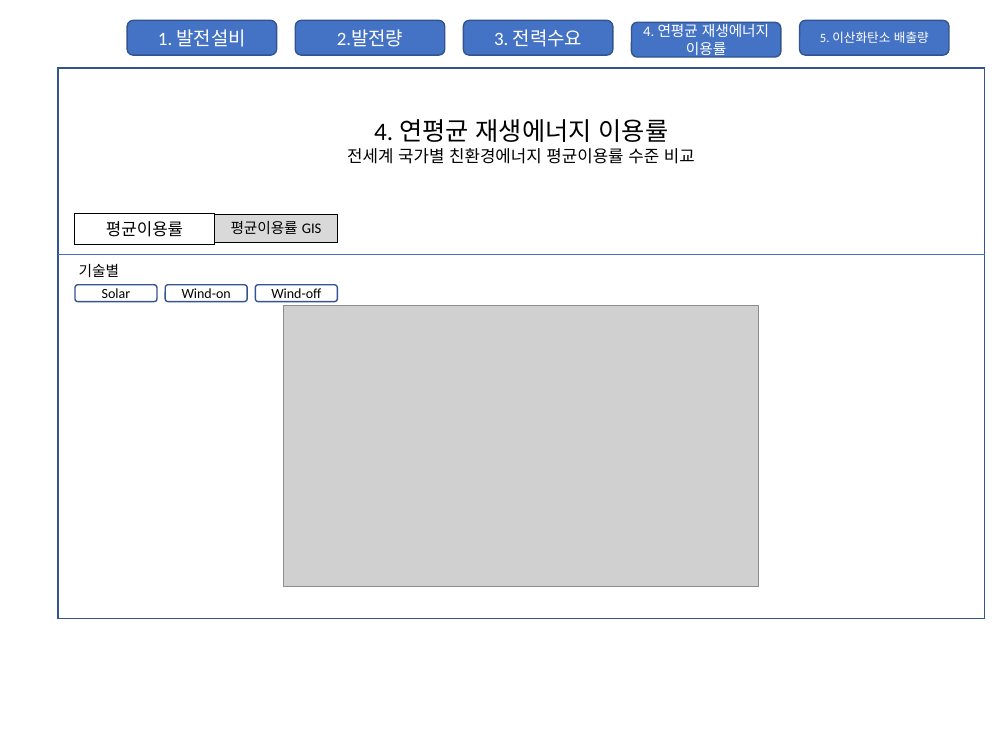
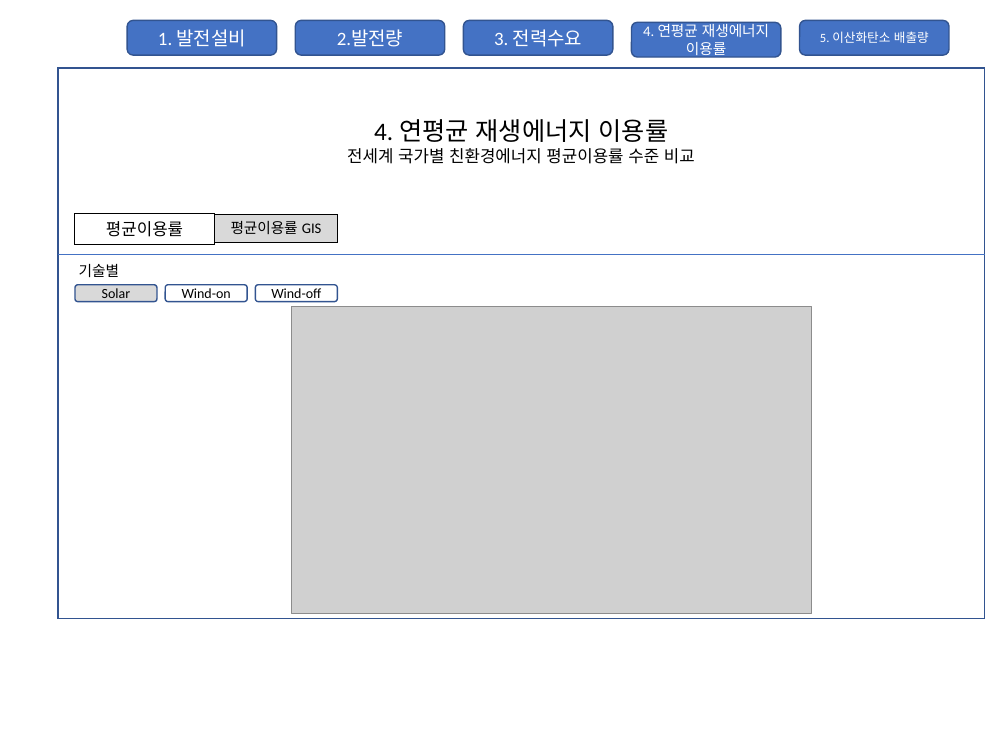
Before and after one commit to ghkim-kei/electricity-model-viz, a slide deck: slide 7 of 사용자 인터페이스 스케치.pptx. Drawn at 1008x756 pixels with LibreOffice and Linux fonts; fonts in the diff are those of the drawing; grey boxes stand for pictures. Boxes give left, top, right and bottom in pixels: in the first picture for what was removed or moved away, otherwise in the second. Text is boxed around its words. In the diff, an @@ line names an element or a change of style, - is before the commit and + after.

```diff
--- a/사용자 인터페이스 스케치.pptx
+++ b/사용자 인터페이스 스케치.pptx
@@ rounded rectangle "Solar" at (x1=75, y1=285, x2=156, y2=302): fill none to #D9D9D9 @@
@@ picture resized from (x1=283, y1=306, x2=758, y2=588) to (x1=291, y1=306, x2=811, y2=614) @@
```
Also in this commit, not shown: 4 other slides changed, 1 slide removed, 11 other files.
